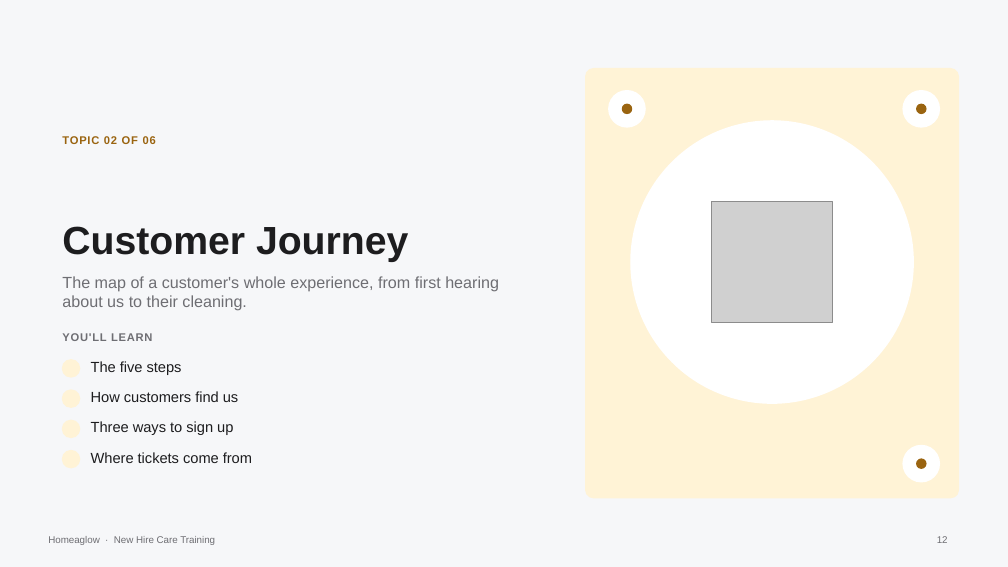
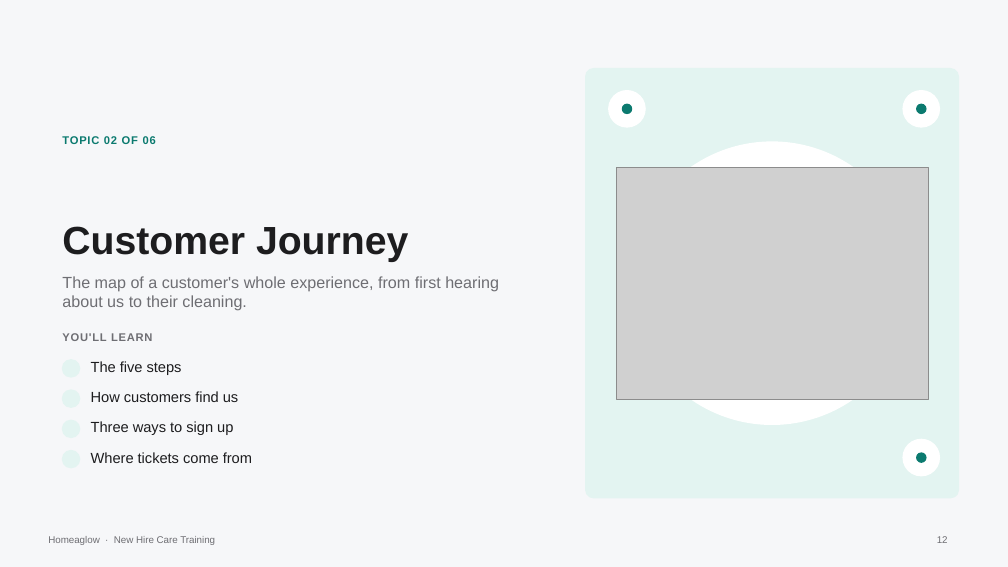
Before and after one commit to anjulimichelle/training, a slide deck: slide 12 of customer-foundations/customer-foundations-c-crm.pptx. Drawn at 1008x567 pixels with LibreOffice and Linux fonts; fonts in the diff are those of the drawing; grey boxes stand for pictures; background and template pictures are left out. Boxes give left, top, right and bottom in pixels: in the first picture for what was removed or moved away, otherwise in the second. Text is boxed around its words. In the diff, an @@ line names an element or a change of style, - is before the commit and + after.

```diff
--- a/customer-foundations/customer-foundations-c-crm.pptx
+++ b/customer-foundations/customer-foundations-c-crm.pptx
@@ rounded rectangle at box(586, 69, 959, 498): fill #FFF3D6 to #E3F4F1; outline #FFF3D6 0.75 pt to #E3F4F1 0.75 pt @@
@@ text "TOPIC 02 OF 06" at box(62, 136, 156, 144): text colour #9A6410 to #0B7A6F @@
@@ ellipse: place and size @@
-ellipse at box(631, 121, 913, 403)
+ellipse at box(631, 142, 913, 424)
@@ picture: place and size @@
-picture at box(712, 202, 833, 323)
+picture at box(616, 167, 928, 399)
@@ ellipse: place and size @@
-ellipse at box(903, 446, 939, 482)
+ellipse at box(903, 439, 939, 476)
@@ fill #FFF3D6 to #E3F4F1; outline #FFF3D6 1 pt to #E3F4F1 1 pt in 4 elements at box(62, 360, 80, 377), box(62, 390, 80, 407), box(62, 420, 80, 437), box(62, 451, 80, 468) @@
@@ ellipse: place and size @@
-ellipse at box(917, 459, 926, 468)
+ellipse at box(917, 454, 926, 463)
@@ fill #9A6410 to #0B7A6F; outline #9A6410 1 pt to #0B7A6F 1 pt in 3 elements at box(622, 104, 631, 113), box(917, 104, 926, 113), box(917, 454, 926, 463) @@
```
Also in this commit, not shown: 23 other slides changed, 3 slides added, 2 slides removed, 12 other files.
